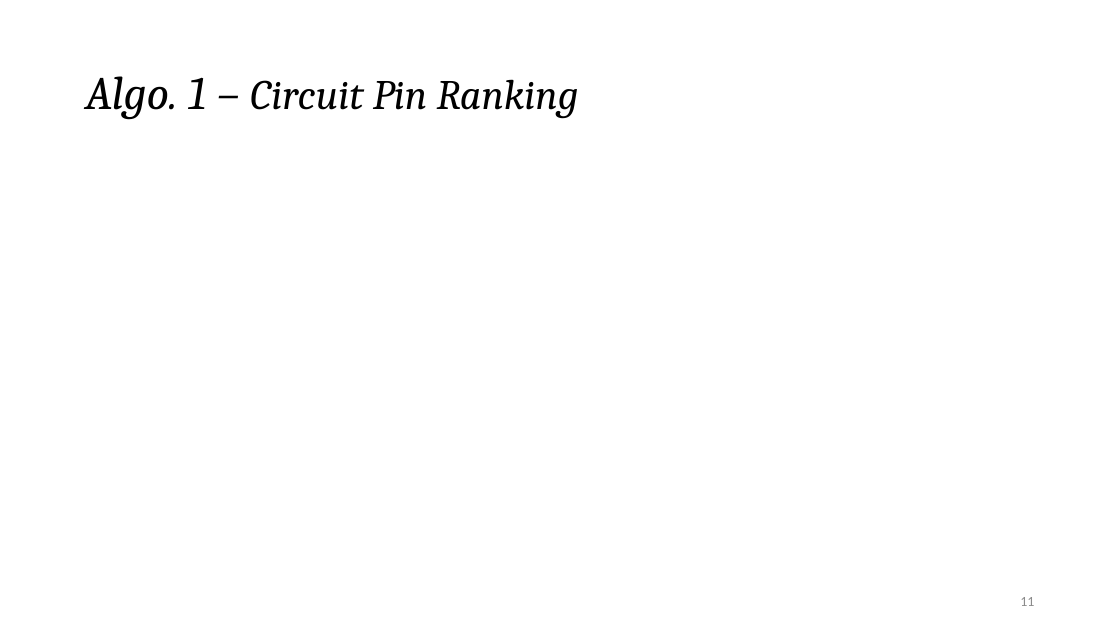
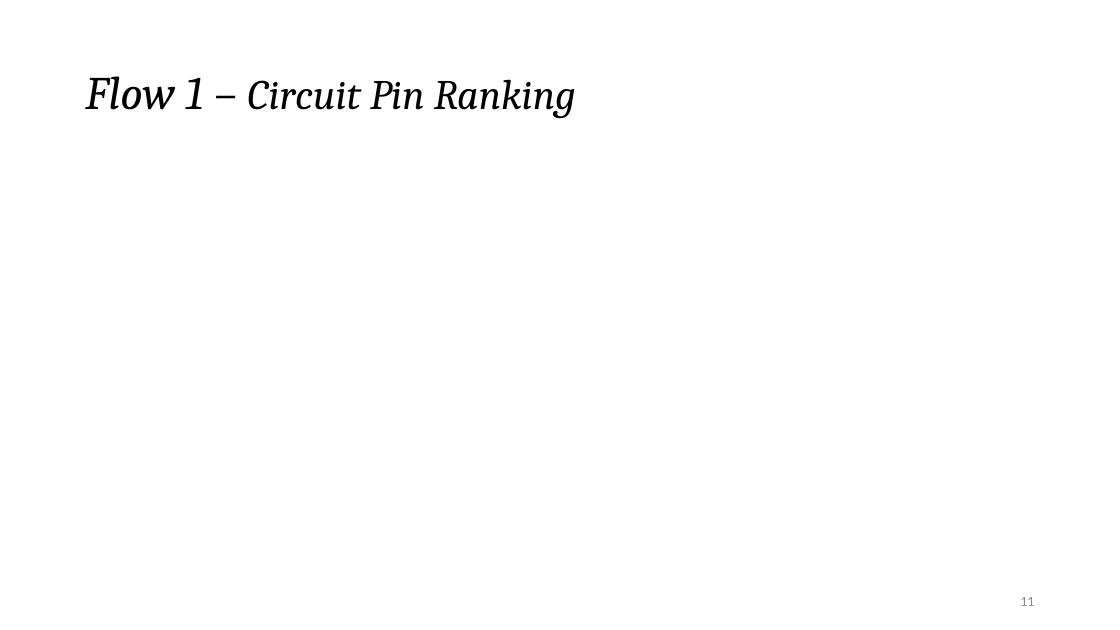
Before and after one commit to Pacific-Feng-Studuies/Studied-Papers, a slide deck: slide 12 of GM/Partition/Fast STA Graph Partitioning Framework for Multi-GPU Acceleration/Fast STA Graph Partitioning Framework for Multi-GPU Acceleration.pptx. Drawn at 1120x630 pixels with LibreOffice and Linux fonts; fonts in the diff are those of the drawing; grey boxes stand for pictures. Boxes give left, top, right and bottom in pixels: in the first picture for what was removed or moved away, otherwise in the second. Text is boxed around its words. In the diff, an @@ line names an element or a change of style, - is before the commit and + after.

```diff
--- a/GM/Partition/Fast STA Graph Partitioning Framework for Multi-GPU Acceleration/Fast STA Graph Partitioning Framework for Multi-GPU Acceleration.pptx
+++ b/GM/Partition/Fast STA Graph Partitioning Framework for Multi-GPU Acceleration/Fast STA Graph Partitioning Framework for Multi-GPU Acceleration.pptx
@@ title at bbox=[85, 76, 576, 119]: text changed @@
-Algo. 1 – Circuit Pin Ranking
+Flow 1 – Circuit Pin Ranking
```
Also in this commit, not shown: 7 other slides changed, 9 slides added.
